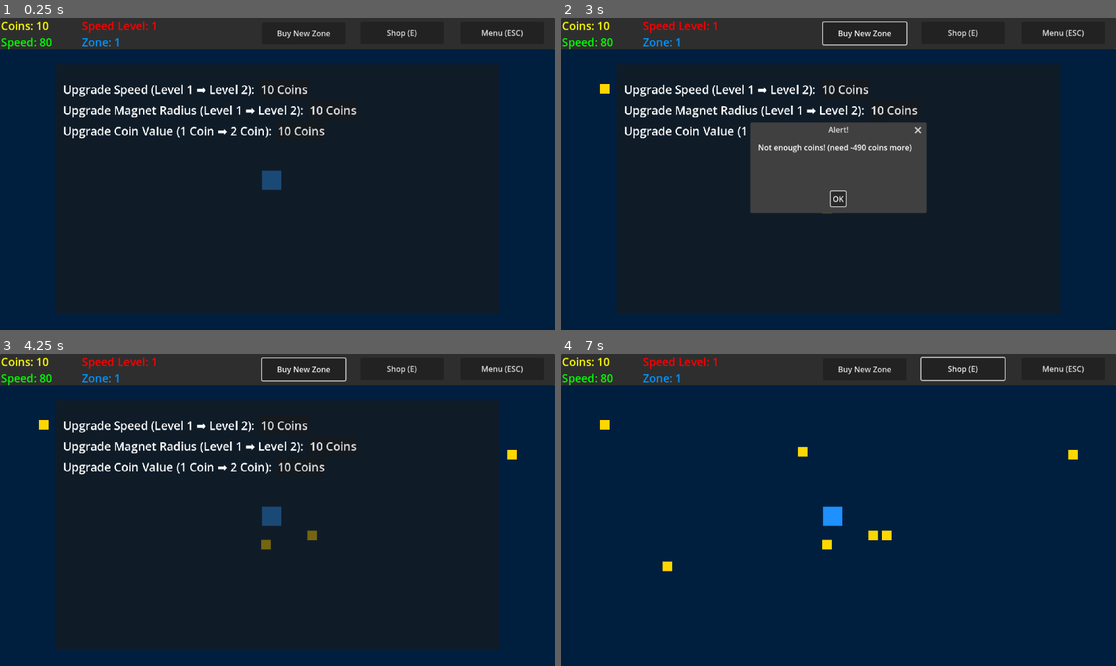
Above: before the commit, frames 1-4 (two rows, left to right).
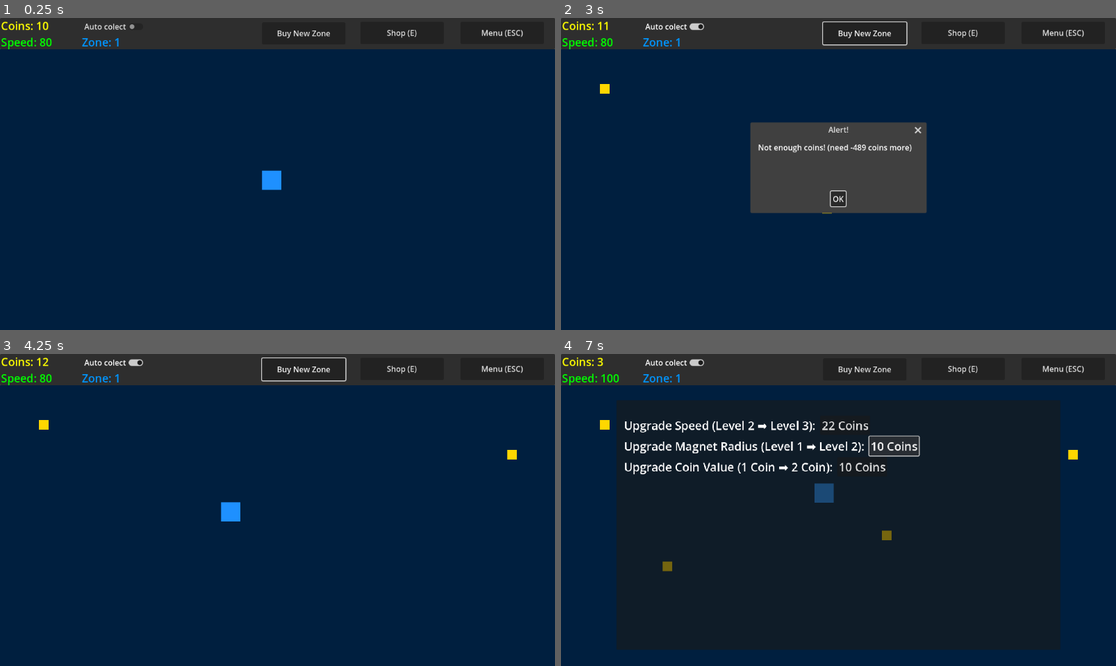
Above: after the commit, the same moments.

Repository: CD1FOX/golden-grind
Game: Godot game, scene res://Scenes/Worlds/Zone 1 - 10/zone1.tscn
The game is run twice, just before and just after one commit, with the same random seed, the same clock (stepped at 60 frames per second) and the same inputs.
Inputs (mouse positions are in pixels of both pictures, inside the frame that each line leads up to):
- Up to frame 1 (0.25 s): no input
- Up to frame 2 (3 s): click (677, 27) at 0.5 s, where only the run after the commit has a clickable "Auto colect"; click "Buy New Zone" at 1.25 s; click "Buy New Zone" at 2 s; click "Confirm" at 2.75 s
- Up to frame 3 (4.25 s): click "OK" at 3.5 s
- Up to frame 4 (7 s): click "Shop (E)" at 4.25 s; click (844, 425) at 5 s, where only the run after the commit has a clickable "10 Coins"; click (844, 425) at 5.75 s, where only the run after the commit has a clickable "22 Coins"; click (894, 447) at 6.5 s, where only the run after the commit has a clickable "10 Coins"

The runs differ from the first frame. In frame 1, 3.8% of the frame differs, in the area x 11-65%, y 1-56%; in frame 2, 2.9%; in frame 3, 4.2%; in frame 4, 4.7%, in the area x 6-81%, y 0-70%.

Commit message:
Update
feat: Added Auto Collector (Idle Mode)

Automatically collects the coins when the auto collector button toggle is on

Diff:
--- a/Global/Global.gd
+++ b/Global/Global.gd
@@ -23,3 +23,6 @@
 var coin_value = 1
 var coin_value_upgrade_cost = 10
 var coin_value_upgrade_base_cost = 10
+
+#Auto Collector
+var auto_collect = false
--- a/Scenes/Entitys/Player/Scripts/player.gd
+++ b/Scenes/Entitys/Player/Scripts/player.gd
@@ -6,11 +6,13 @@
 @onready var magnet_radius_area = $Magnet/CollisionShape2D
 
 func _physics_process(_delta: float) -> void:
+	if Global.auto_collect:
+		var target = get_nearest_coin()
+		if target:
+			position = position.move_toward(target.global_position, speed * _delta)
+
 	speed = Global.speed
 	magnet_radius = Global.magnet_radius
-
-	print(magnet_radius_area.scale)
-
 	magnet_radius_area.scale = magnet_radius
 
 	var direction = Input.get_vector("move_left", "move_right", "move_up", "move_down").normalized()
@@ -27,3 +29,17 @@
 	if area.is_in_group("coin"):
 		Global.coin += Global.coin_value
 		area.queue_free()
+
+
+func get_nearest_coin():
+	var nearest_area = null
+	var nearest_distance = INF
+
+	for area in get_tree().get_nodes_in_group("coin"):
+		if area and area.is_inside_tree():
+			var distance = global_position.distance_to(area.global_position)
+			if distance < nearest_distance:
+				nearest_distance = distance
+				nearest_area = area
+
+	return nearest_area
--- a/Scenes/Logic/Coin Spawner/coin_spawner.gd
+++ b/Scenes/Logic/Coin Spawner/coin_spawner.gd
@@ -4,6 +4,7 @@
 
 var min_distance = 50.0
 var max_tries = 10
+
 
 
 func _on_coin_spawner_timer_timeout() -> void:
--- a/Scenes/UI/Main Screen/Upper UI/Upper_UI.gd
+++ b/Scenes/UI/Main Screen/Upper UI/Upper_UI.gd
@@ -2,7 +2,6 @@
 
 @onready var coin_label = $Coins
 @onready var speed_label = $Speed
-@onready var speed_level_label = $SpeedLevel
 @onready var zone_level = $Zone
 @onready var shop_popup = $ShopPopup
 @onready var confirmation_dialog = $BuyZone/ConfirmationDialog
@@ -11,7 +10,6 @@
 func _process(_delta: float) -> void:
 	coin_label.text = "Coins: %d" % Global.coin
 	speed_label.text = "Speed: %d" % Global.speed
-	speed_level_label.text = "Speed Level: %d" % Global.speed_level
 	zone_level.text = "Zone: %d" % Global.current_zone_level
 	confirmation_dialog.dialog_text = "Buy new zone for %d Coins?" % Global.zone_price
 
@@ -44,3 +42,7 @@
 	else:
 		accept_dialog.dialog_text = "Not enough coins! (need %d coins more)" % (Global.coin - Global.zone_price)
 		accept_dialog.visible = true
+
+
+func _on_check_button_pressed() -> void:
+	Global.auto_collect = !Global.auto_collect
--- a/Scenes/UI/Main Screen/Upper UI/upper_ui.tscn
+++ b/Scenes/UI/Main Screen/Upper UI/upper_ui.tscn
@@ -60,15 +60,6 @@
 theme_override_font_sizes/font_size = 23
 text = "Coins: 10"
 
-[node name="SpeedLevel" type="Label" parent="."]
-layout_mode = 0
-offset_left = 170.0
-offset_right = 309.0
-offset_bottom = 32.0
-theme_override_colors/font_color = Color(1, 0, 0, 1)
-theme_override_font_sizes/font_size = 23
-text = "Speed Level: 0"
-
 [node name="Speed" type="Label" parent="."]
 layout_mode = 0
 offset_left = 2.0
@@ -92,6 +83,15 @@
 [node name="ShopPopup" parent="." instance=ExtResource("2_0jxpd")]
 layout_mode = 0
 
+[node name="CheckButton" type="CheckButton" parent="."]
+layout_mode = 0
+offset_left = 169.0
+offset_top = 2.0
+offset_right = 304.0
+offset_bottom = 33.0
+text = "Auto colect"
+
 [connection signal="pressed" from="Shop" to="." method="_on_shop_pressed"]
 [connection signal="pressed" from="BuyZone" to="." method="_on_buy_zone_pressed"]
 [connection signal="confirmed" from="BuyZone/ConfirmationDialog" to="." method="_on_confirmation_dialog_confirmed"]
+[connection signal="pressed" from="CheckButton" to="." method="_on_check_button_pressed"]
--- a/Scenes/UI/Shop/shop_popup.tscn
+++ b/Scenes/UI/Shop/shop_popup.tscn
@@ -3,6 +3,7 @@
 [ext_resource type="Script" uid="uid://6wo25b6qnn60" path="res://Scenes/UI/Shop/shop_menu.gd" id="1_mg8pq"]
 
 [node name="ShopPopup" type="Control"]
+visible = false
 layout_mode = 3
 anchors_preset = 0
 offset_right = 40.0
